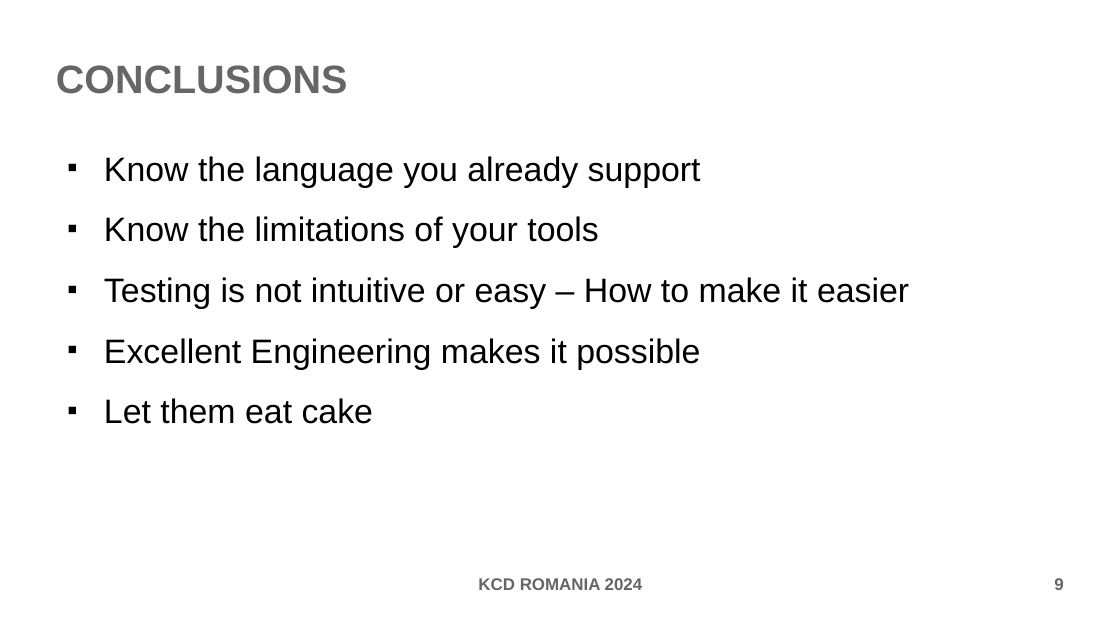
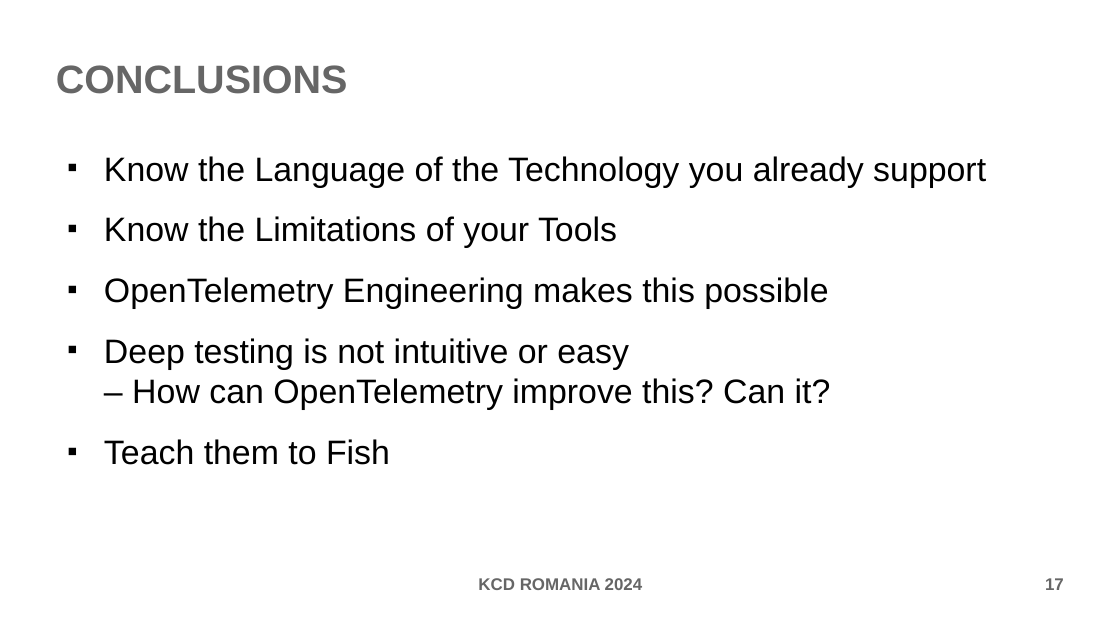
Before and after one commit to forestsword/ditd-presentation, a slide deck: slide 17 of ditd-presentation.odp (slide 9 before the commit). Drawn at 1120x630 pixels with LibreOffice and Linux fonts; fonts in the diff are those of the drawing. Boxes give left, top, right and bottom in pixels: in the first picture for what was removed or moved away, otherwise in the second. Text is boxed around its words. In the diff, an @@ line names an element or a change of style, - is before the commit and + after.

```diff
--- a/ditd-presentation.odp
+++ b/ditd-presentation.odp
@@ text at <box>104,156,986,465</box>: text changed @@
-■ Know the language you already support
-■ Know the limitations of your tools
-■ Testing is not intuitive or easy – How to make it easier
-■ Excellent Engineering makes it possible
-■ Let them eat cake
+■ Know the Language of the Technology you already support
+■ Know the Limitations of your Tools
+■ OpenTelemetry Engineering makes this possible
+■ Deep testing is not intuitive or easy
+  – How can OpenTelemetry improve this? Can it?
+■ Teach them to Fish
@@ page number at <box>1045,578,1064,590</box>: text changed @@
-9
+17
```
Also in this commit, not shown: 4 other slides changed, 8 slides added.
